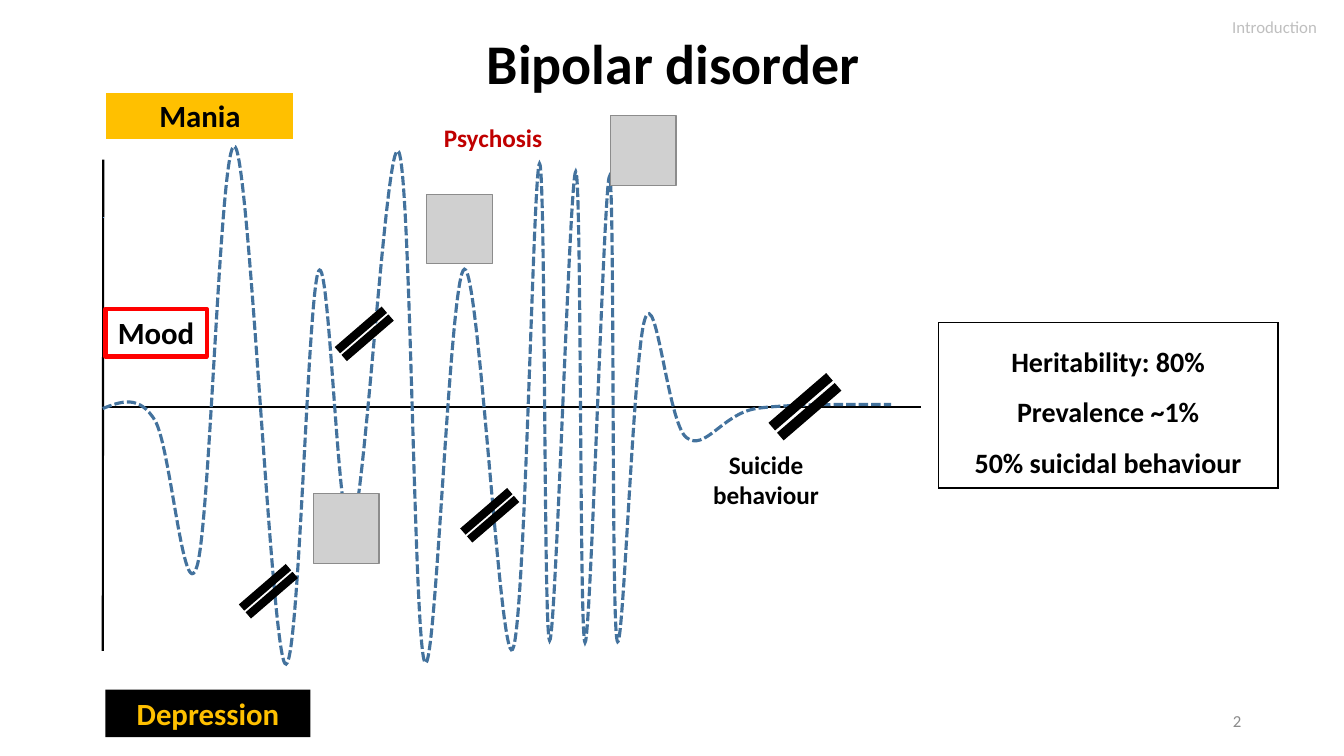
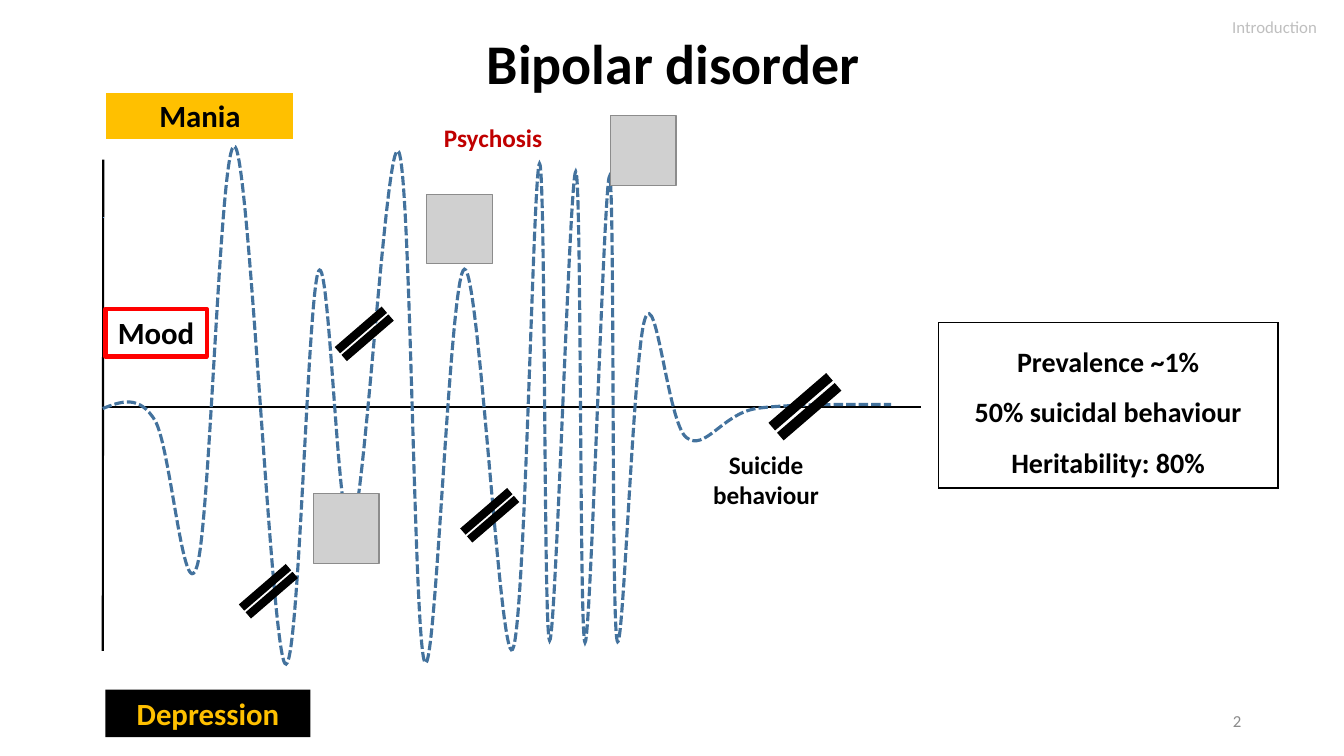
Before and after one commit to igarcia17/EHI_laterality, a slide deck: slide 2 of NorthSeaLateralityCongress_InesGarciaOrtiz.pptx. Drawn at 1344x756 pixels with LibreOffice and Linux fonts; fonts in the diff are those of the drawing; grey boxes stand for pictures. Boxes give left, top, right and bottom in pixels: in the first picture for what was removed or moved away, otherwise in the second. Text is boxed around its words. In the diff, an @@ line names an element or a change of style, - is before the commit and + after.

```diff
--- a/NorthSeaLateralityCongress_InesGarciaOrtiz.pptx
+++ b/NorthSeaLateralityCongress_InesGarciaOrtiz.pptx
@@ text in rounded rectangle at bbox=[1011, 352, 1205, 377]: paragraph removed @@
-Heritability: 80%
@@ text in rounded rectangle at bbox=[975, 402, 1242, 478]: text changed @@
-50% suicidal behaviour
+50% suicidal behaviour Heritability: 80%
```
Also in this commit, not shown: 10 other slides changed, 2 slides added, 1 slide removed, 1 other file.
